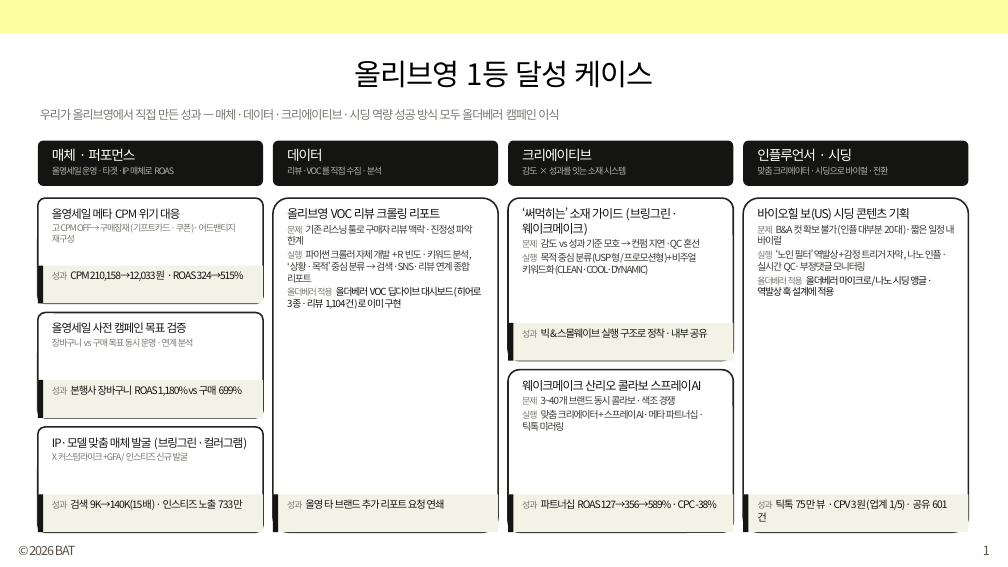
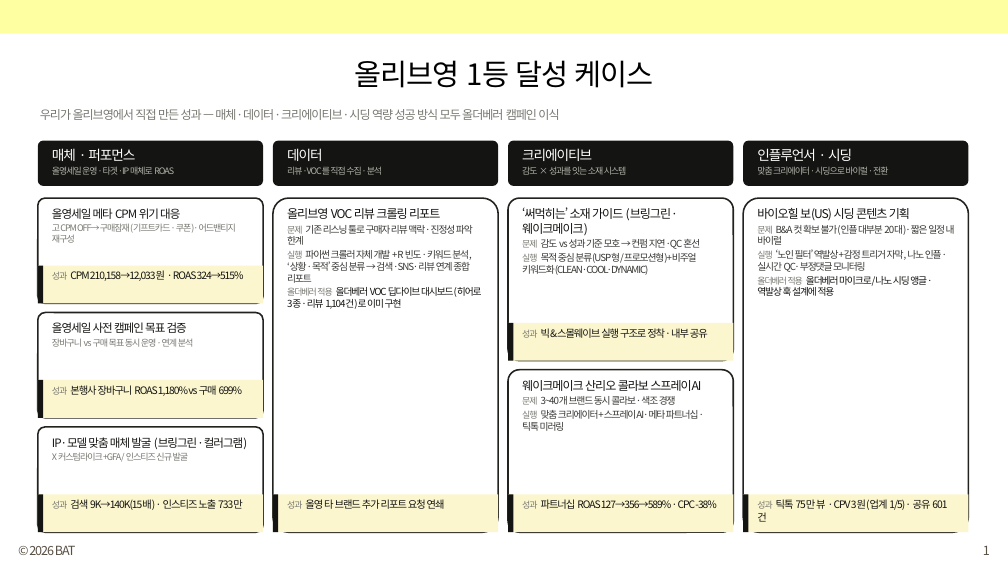
Before and after one commit to bat-han-26/oy_all-the-better_proposal, a slide deck: slide 1 of proposal/BAT_올리브영_2026_올더베러_마케팅제안_디자인적용_HAN.pptx. Drawn at 1008x567 pixels with LibreOffice and Linux fonts; fonts in the diff are those of the drawing. Boxes give left, top, right and bottom in pixels: in the first picture for what was removed or moved away, otherwise in the second. Text is boxed around its words. In the diff, an @@ line names an element or a change of style, - is before the commit and + after.

```diff
--- a/proposal/BAT_올리브영_2026_올더베러_마케팅제안_디자인적용_HAN.pptx
+++ b/proposal/BAT_올리브영_2026_올더베러_마케팅제안_디자인적용_HAN.pptx
@@ fill #F3F2E7 to #FBF6CE in 7 elements at bbox=[38, 265, 263, 303], bbox=[38, 380, 263, 418], bbox=[38, 495, 263, 532], bbox=[273, 495, 498, 532], bbox=[508, 323, 734, 361], bbox=[508, 495, 734, 532], bbox=[743, 495, 969, 532] @@
```
Also in this commit, not shown: 29 other slides changed.
